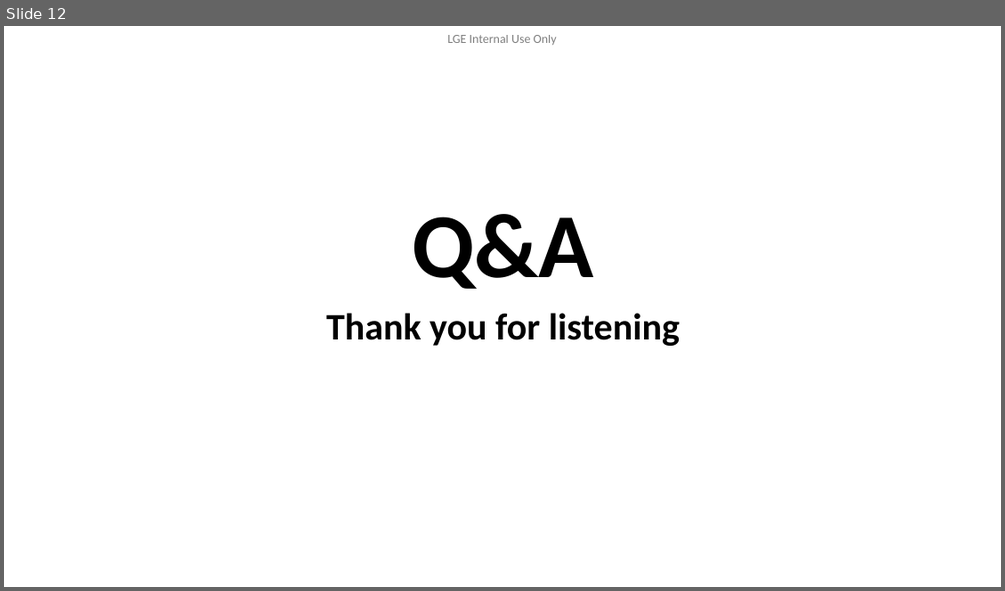
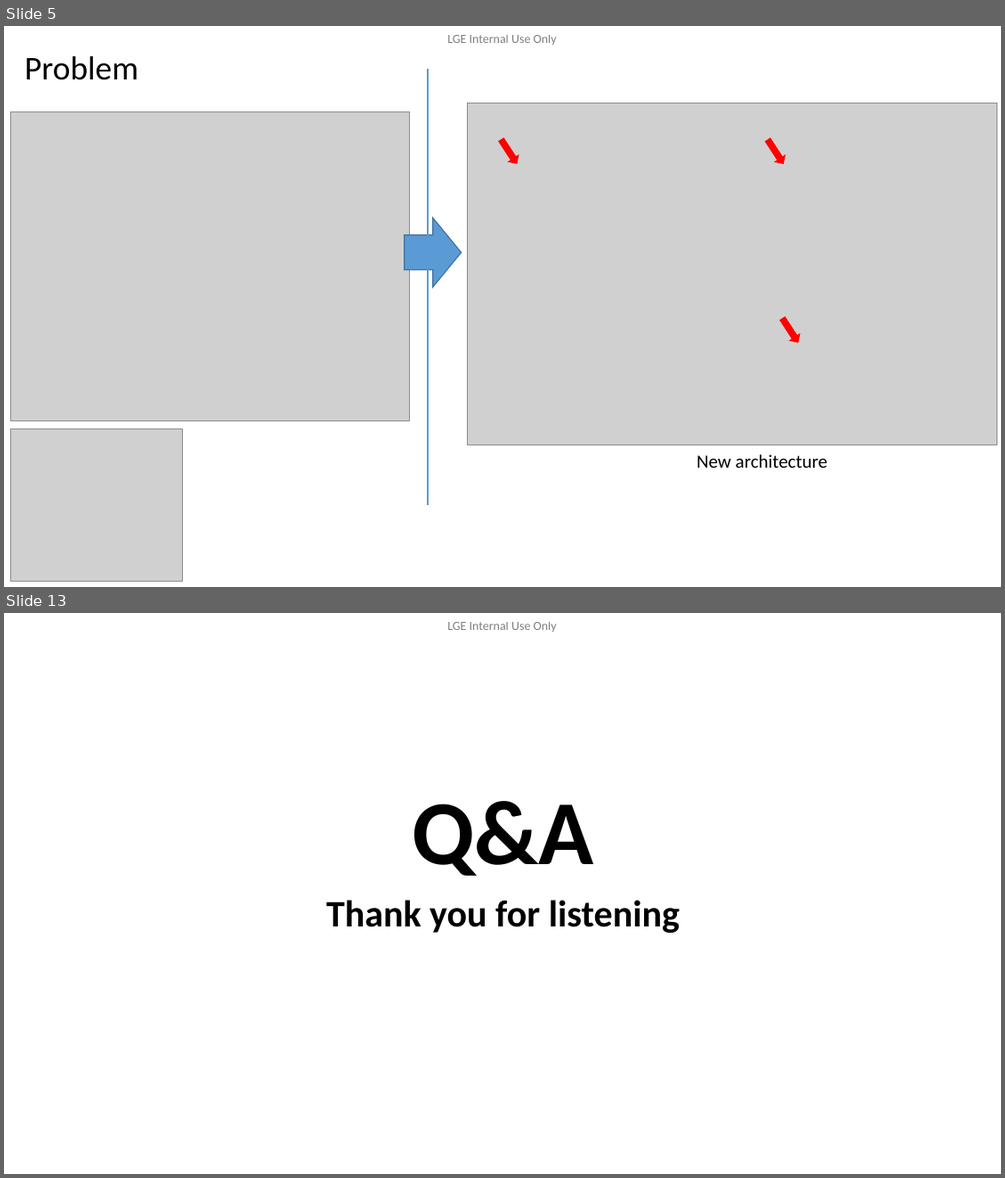
Before and after one commit to btqt/fe, a slide deck: design/FE_phi.vu_Design of Secure Remote Diag on Container Separation Architecture_3rd.pptx. Shown one above the other, each under a label of ours: slide 12 before the commit, slides 5 and 13 after it; the slides between them are not shown. The pictures are 1005x591 and 1005x1178 pixels, drawn with LibreOffice and Linux fonts; fonts in the diff are those of the drawing; grey boxes stand for pictures; background and template pictures are left out. Boxes give left, top, right and bottom in pixels: in the first picture for what was removed or moved away, otherwise in the second. Text is boxed around its words. In the diff, an @@ line names an element or a change of style, - is before the commit and + after.

```diff
--- a/design/FE_phi.vu_Design of Secure Remote Diag on Container Separation Architecture_3rd.pptx
+++ b/design/FE_phi.vu_Design of Secure Remote Diag on Container Separation Architecture_3rd.pptx
@@ slide 5 added at (4, 26, 1001, 587), background #FFFFFF; not listed: 1 template element that a slide beside it also shows @@
@@ title added at (24, 56, 138, 80), 32 pt, text #000000 @@
+Problem
@@ line added from (428, 69) to (428, 505), #5B9BD5 1.5 pt @@
@@ picture added at (468, 103, 997, 445) @@
@@ picture added at (11, 111, 410, 420) @@
@@ right arrow added at (497, 136, 522, 167), fill #FF0000, outline #FF0000 1 pt @@
@@ right arrow added at (763, 136, 788, 167), fill #FF0000, outline #FF0000 1 pt @@
@@ right arrow added at (404, 217, 461, 287), fill #5B9BD5, outline #43739E 1 pt @@
@@ right arrow added at (778, 315, 803, 345), fill #FF0000, outline #FF0000 1 pt @@
@@ picture added at (11, 428, 183, 580) @@
@@ text added at (696, 454, 827, 467), 18 pt, text #000000 @@
+New architecture
@@ what was slide 12 is now slide 13 @@
```
Also in this commit, not shown: 7 slides changed, 1 other slide added, 1 slide removed, 1 other file.
